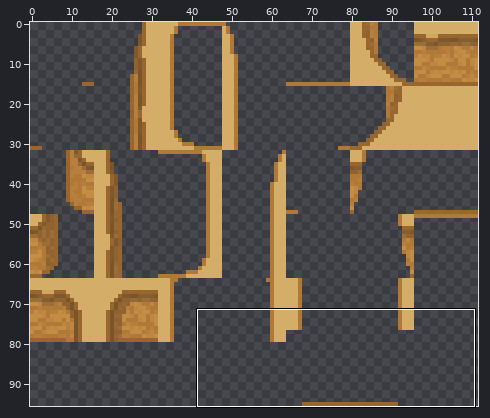
Edited in one commit: sprite sheet (zeldalike/dialogue_test/lower_walls.png). Above, an overview of the earlier version with the close-up marked.
Close-up. Before:
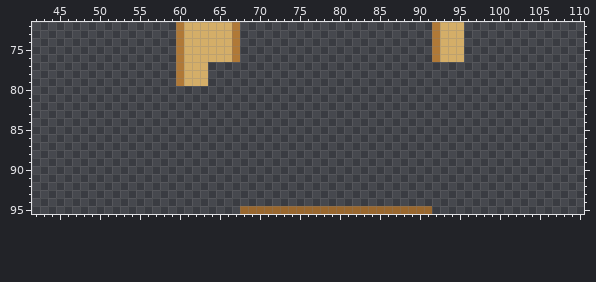
The file is 112x96 pixels. Colours within 5 levels of each other are drawn and written as one. Shown: x 42..110, y 72..95.
And afterwards:
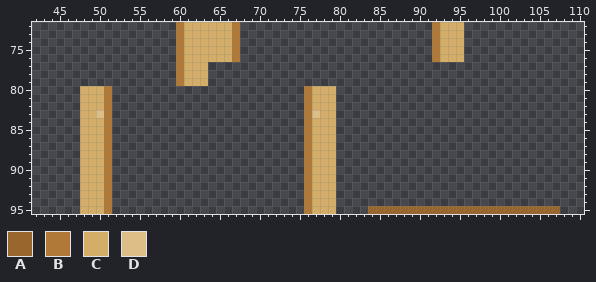
Palette (. is transparent): A #99672e  B #b07937  C #d4ae68  D #debe87
From old to new:
Changed rows in their new state; - is an unchanged pixel.
first column x 48:
80 CCCB------------------------BCCC----------------------------
81 CCCB------------------------BCCC----------------------------
82 CCCB------------------------BCCC----------------------------
83 CCDB------------------------BDCC----------------------------
84 CCCB------------------------BCCC----------------------------
85 CCCB------------------------BCCC----------------------------
86 CCCB------------------------BCCC----------------------------
87 CCCB------------------------BCCC----------------------------
88 CCCB------------------------BCCC----------------------------
89 CCCB------------------------BCCC----------------------------
90 CCCB------------------------BCCC----------------------------
91 CCCB------------------------BCCC----------------------------
92 CCCB------------------------BCCC----------------------------
93 CCCB------------------------BCCC----------------------------
94 CCCB------------------------BCCC----------------------------
95 CCCB----------------........BCCC....--------AAAAAAAAAAAAAAAA
Changed places in both close-ups, as pixel boxes (x1, y1, x2, y2):
added: (80, 86, 112, 214)
changed: (240, 86, 368, 214)
added: (432, 206, 560, 214)
